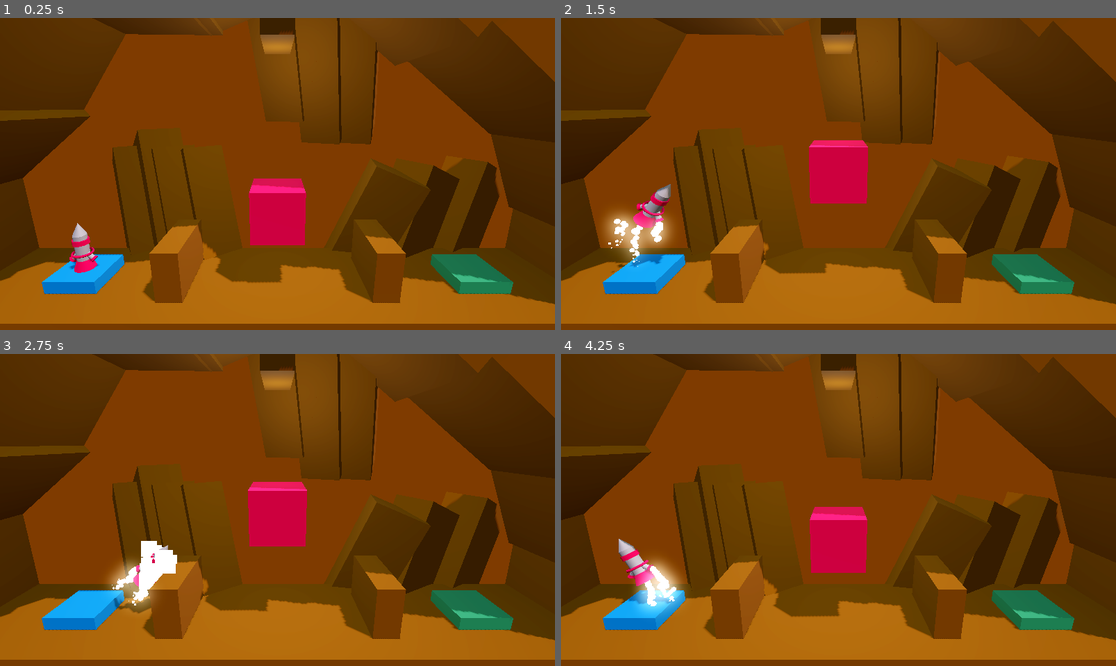
Above: before the commit, frames 1-4 (two rows, left to right).
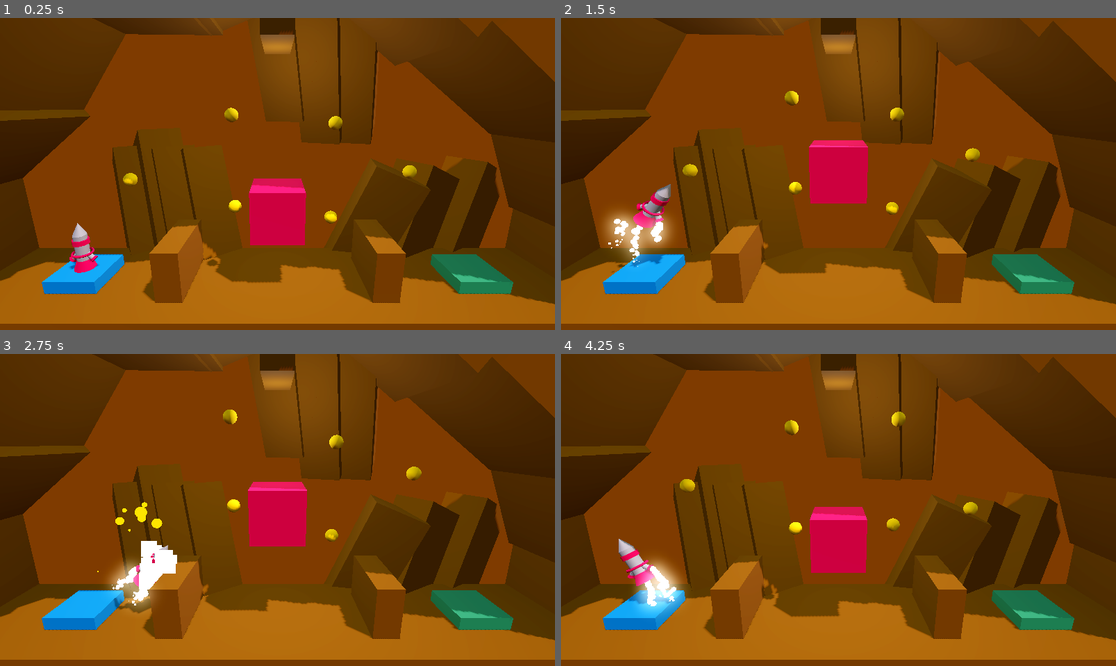
Above: after the commit, the same moments.

Repository: BerkayOzercan/Tutorial-Godot-Project-Boost
Game: Godot game, scene res://Levels/level_4.tscn
Same seed, same stepped clock (60 frames per second), same inputs: the game is played once before the commit and once after it. This scene is started directly instead of the project's main scene.
Inputs:
- Up to frame 1 (0.25 s): no input
- Up to frame 2 (1.5 s): hold D (rotate_right) 0.53-1.28 s; hold Space (boost) 0.53-1.28 s; hold A (rotate_left) from 1.28 s (still down); tap Space (boost) at 1.35 s
- Up to frame 3 (2.75 s): release A (rotate_left) at 2.03 s; hold D (rotate_right) from 2.03 s (still down); hold Space (boost) from 2.03 s (still down)
- Up to frame 4 (4.25 s): release Space (boost) at 2.78 s; tap Space (boost) at 2.85 s; release D (rotate_right) at 3.53 s; hold A (rotate_left) from 3.53 s (still down); hold Space (boost) from 3.53 s (still down)

The runs differ from the first frame. In frame 1, 0.5% of the frame differs, in the area x 22-76%, y 28-81%; in frame 2, 0.5%; in frame 3, 0.6%, in the area x 17-76%, y 17-75%; in frame 4, 0.6%.

Commit message:
Edit : test logo

Diff:
--- a/Levels/level_2.tscn
+++ b/Levels/level_2.tscn
@@ -7,6 +7,7 @@
 [ext_resource type="PackedScene" uid="uid://dic5jfwahf0yv" path="res://player.tscn" id="5_ge0da"]
 [ext_resource type="PackedScene" uid="uid://chu5pm26hd7qq" path="res://game_manager.tscn" id="6_7jyif"]
 [ext_resource type="PackedScene" uid="uid://x0ti221p4gdv" path="res://UI/score_board.tscn" id="7_vsbnt"]
+[ext_resource type="PackedScene" uid="uid://db7e4qqolwtx4" path="res://astreoid.tscn" id="8_q88j8"]
 
 [sub_resource type="ProceduralSkyMaterial" id="ProceduralSkyMaterial_00s08"]
 sky_horizon_color = Color(0.64625, 0.65575, 0.67075, 1)
@@ -157,3 +158,18 @@
 
 [node name="ScoreBoard" parent="." instance=ExtResource("7_vsbnt")]
 unique_name_in_owner = true
+
+[node name="Node3D" parent="." instance=ExtResource("8_q88j8")]
+transform = Transform3D(0.5, 0, 0, 0, 0.5, 0, 0, 0, 0.5, -3.92085, 6.53518, 0)
+
+[node name="Node3D2" parent="." instance=ExtResource("8_q88j8")]
+transform = Transform3D(0.5, 0, 0, 0, 0.5, 0, 0, 0, 0.5, -2.34764, 3.70011, 0)
+
+[node name="Node3D3" parent="." instance=ExtResource("8_q88j8")]
+transform = Transform3D(0.5, 0, 0, 0, 0.5, 0, 0, 0, 0.5, -0.0496044, 5.46925, 0)
+
+[node name="Node3D4" parent="." instance=ExtResource("8_q88j8")]
+transform = Transform3D(0.5, 0, 0, 0, 0.5, 0, 0, 0, 0.5, 2.96884, 2.75697, 0)
+
+[node name="Node3D5" parent="." instance=ExtResource("8_q88j8")]
+transform = Transform3D(0.5, 0, 0, 0, 0.5, 0, 0, 0, 0.5, 5.72169, 4.78698, 0)
--- a/Levels/level_3.tscn
+++ b/Levels/level_3.tscn
@@ -7,6 +7,7 @@
 [ext_resource type="PackedScene" uid="uid://dic5jfwahf0yv" path="res://player.tscn" id="5_6klgp"]
 [ext_resource type="PackedScene" uid="uid://chu5pm26hd7qq" path="res://game_manager.tscn" id="6_amphm"]
 [ext_resource type="PackedScene" uid="uid://x0ti221p4gdv" path="res://UI/score_board.tscn" id="7_qc20f"]
+[ext_resource type="PackedScene" uid="uid://db7e4qqolwtx4" path="res://astreoid.tscn" id="8_yrvn6"]
 
 [sub_resource type="ProceduralSkyMaterial" id="ProceduralSkyMaterial_jd8p4"]
 sky_horizon_color = Color(0.64625, 0.65575, 0.67075, 1)
@@ -175,3 +176,30 @@
 
 [node name="ScoreBoard" parent="." instance=ExtResource("7_qc20f")]
 unique_name_in_owner = true
+
+[node name="Node3D" parent="." instance=ExtResource("8_yrvn6")]
+transform = Transform3D(0.5, 0, 0, 0, 0.5, 0, 0, 0, 0.5, -5.60006, 4.58024, 0)
+
+[node name="Node3D2" parent="." instance=ExtResource("8_yrvn6")]
+transform = Transform3D(0.5, 0, 0, 0, 0.5, 0, 0, 0, 0.5, -3.48886, 4.58024, 0)
+
+[node name="Node3D3" parent="." instance=ExtResource("8_yrvn6")]
+transform = Transform3D(0.5, 0, 0, 0, 0.5, 0, 0, 0, 0.5, 0.0357838, 4.58024, 0)
+
+[node name="Node3D4" parent="." instance=ExtResource("8_yrvn6")]
+transform = Transform3D(0.5, 0, 0, 0, 0.5, 0, 0, 0, 0.5, 2.45115, 4.58024, 0)
+
+[node name="Node3D5" parent="." instance=ExtResource("8_yrvn6")]
+transform = Transform3D(0.5, 0, 0, 0, 0.5, 0, 0, 0, 0.5, 5.42115, 4.58024, 0)
+
+[node name="Node3D6" parent="." instance=ExtResource("8_yrvn6")]
+transform = Transform3D(0.5, 0, 0, 0, 0.5, 0, 0, 0, 0.5, 7.90808, 4.58024, 0)
+
+[node name="Node3D7" parent="." instance=ExtResource("8_yrvn6")]
+transform = Transform3D(0.5, 0, 0, 0, 0.5, 0, 0, 0, 0.5, 7.90808, 4.58024, 0)
+
+[node name="Node3D8" parent="." instance=ExtResource("8_yrvn6")]
+transform = Transform3D(0.5, 0, 0, 0, 0.5, 0, 0, 0, 0.5, -1.61603, 7.17229, 0)
+
+[node name="Node3D9" parent="." instance=ExtResource("8_yrvn6")]
+transform = Transform3D(0.5, 0, 0, 0, 0.5, 0, 0, 0, 0.5, 2.74512, 6.45336, 0)
--- a/Levels/level_4.tscn
+++ b/Levels/level_4.tscn
@@ -8,6 +8,7 @@
 [ext_resource type="PackedScene" uid="uid://gi50blwd6am5" path="res://Obstacles/moving_hazard.tscn" id="6_m38wt"]
 [ext_resource type="PackedScene" uid="uid://chu5pm26hd7qq" path="res://game_manager.tscn" id="7_afn50"]
 [ext_resource type="PackedScene" uid="uid://x0ti221p4gdv" path="res://UI/score_board.tscn" id="8_kbglr"]
+[ext_resource type="PackedScene" uid="uid://db7e4qqolwtx4" path="res://astreoid.tscn" id="9_cjl8n"]
 
 [sub_resource type="ProceduralSkyMaterial" id="ProceduralSkyMaterial_f1mwb"]
 sky_horizon_color = Color(0.64625, 0.65575, 0.67075, 1)
@@ -174,3 +175,21 @@
 
 [node name="ScoreBoard" parent="." instance=ExtResource("8_kbglr")]
 unique_name_in_owner = true
+
+[node name="Node3D" parent="." instance=ExtResource("9_cjl8n")]
+transform = Transform3D(0.5, 0, 0, 0, 0.5, 0, 0, 0, 0.5, -1.6663, 2.46741, 0)
+
+[node name="Node3D2" parent="." instance=ExtResource("9_cjl8n")]
+transform = Transform3D(0.5, 0, 0, 0, 0.5, 0, 0, 0, 0.5, -1.6663, 6.12046, 0)
+
+[node name="Node3D3" parent="." instance=ExtResource("9_cjl8n")]
+transform = Transform3D(0.5, 0, 0, 0, 0.5, 0, 0, 0, 0.5, 2.11493, 6.12046, 0)
+
+[node name="Node3D4" parent="." instance=ExtResource("9_cjl8n")]
+transform = Transform3D(0.5, 0, 0, 0, 0.5, 0, 0, 0, 0.5, 2.11493, 2.37128, 0)
+
+[node name="Node3D5" parent="." instance=ExtResource("9_cjl8n")]
+transform = Transform3D(0.5, 0, 0, 0, 0.5, 0, 0, 0, 0.5, 5.03096, 3.94145, 0)
+
+[node name="Node3D6" parent="." instance=ExtResource("9_cjl8n")]
+transform = Transform3D(0.5, 0, 0, 0, 0.5, 0, 0, 0, 0.5, -5.6398, 3.94145, 0)
--- /dev/null
+++ b/Particles/collect_particles.tscn
@@ -0,0 +1,54 @@
+[gd_scene load_steps=8 format=3 uid="uid://bdypsfnwr6ato"]
+
+[sub_resource type="StandardMaterial3D" id="StandardMaterial3D_5wvwh"]
+shading_mode = 0
+albedo_color = Color(0.996078, 0.803922, 0, 1)
+disable_receive_shadows = true
+billboard_mode = 3
+billboard_keep_scale = true
+particles_anim_h_frames = 1
+particles_anim_v_frames = 1
+particles_anim_loop = false
+
+[sub_resource type="Curve" id="Curve_qubh3"]
+_data = [Vector2(0, 0.530249), 0.0, 2.25724, 0, 0, Vector2(1, 0), -2.97204, 0.0, 0, 0]
+point_count = 2
+
+[sub_resource type="CurveTexture" id="CurveTexture_oh0x3"]
+curve = SubResource("Curve_qubh3")
+
+[sub_resource type="Curve" id="Curve_uupei"]
+_data = [Vector2(0, 0.5), 0.0, 2.46667, 0, 1, Vector2(0.202703, 1), 0.0, 0.0, 0, 0, Vector2(0.371622, 0.00355875), 0.0, 0.0, 0, 0, Vector2(0.554054, 1), 0.0, 0.0, 0, 0, Vector2(0.777027, 0), 0.0, 0.0, 0, 0, Vector2(0.885135, 1), 0.0, 0.0, 0, 0, Vector2(1, 0.5), -4.35294, 0.0, 1, 0]
+point_count = 7
+
+[sub_resource type="CurveTexture" id="CurveTexture_68duu"]
+curve = SubResource("Curve_uupei")
+
+[sub_resource type="ParticleProcessMaterial" id="ParticleProcessMaterial_2ssod"]
+direction = Vector3(0, 1, 0)
+spread = 180.0
+initial_velocity_min = 3.0
+initial_velocity_max = 8.0
+gravity = Vector3(0, 0, 0)
+damping_min = 2.0
+damping_max = 4.0
+scale_curve = SubResource("CurveTexture_oh0x3")
+hue_variation_min = -1.0
+hue_variation_max = 1.0
+turbulence_noise_scale = 4.0
+turbulence_influence_max = 0.3
+turbulence_influence_over_life = SubResource("CurveTexture_68duu")
+
+[sub_resource type="SphereMesh" id="SphereMesh_lkpya"]
+radius = 0.3
+height = 0.6
+
+[node name="SuccessParticles" type="GPUParticles3D"]
+material_override = SubResource("StandardMaterial3D_5wvwh")
+cast_shadow = 0
+emitting = false
+amount = 10
+one_shot = true
+explosiveness = 0.7
+process_material = SubResource("ParticleProcessMaterial_2ssod")
+draw_pass_1 = SubResource("SphereMesh_lkpya")
--- a/Scripts/astreoid.gd
+++ b/Scripts/astreoid.gd
@@ -1,6 +1,8 @@
 extends Area3D
 
 @onready var game_manager : Node = %"GameManager"
+@export var collect_particle : GPUParticles3D
+@export var astreoid_mesh : MeshInstance3D
 
 var rng = RandomNumberGenerator.new()
 
@@ -16,4 +18,8 @@
 func _on_body_entered(body:Node3D) -> void:
 	if body.name == "Player":
 		game_manager.add_point(1)
-		queue_free()
+		collect_particle.emitting = true
+		astreoid_mesh.hide()
+		var tween = create_tween()
+		tween.tween_interval(1)
+		tween.tween_callback(queue_free)
--- a/Scripts/game_manager.gd
+++ b/Scripts/game_manager.gd
@@ -15,12 +15,10 @@
 func _process(delta) -> void:
 	if is_time_start == true:
 		time += delta
-		print(snapped(time, 0.01))
 	pass
 
 func add_point(point: int):
 	game_score += point
-	print(game_score)
 
 func  show_score_board(is_show: bool):
 	if is_show == true:
--- a/astreoid.tscn
+++ b/astreoid.tscn
@@ -1,16 +1,19 @@
-[gd_scene load_steps=5 format=3 uid="uid://db7e4qqolwtx4"]
+[gd_scene load_steps=6 format=3 uid="uid://db7e4qqolwtx4"]
 
 [ext_resource type="Script" path="res://Scripts/astreoid.gd" id="1_os5yj"]
 [ext_resource type="Material" uid="uid://dbblohdwjvsvd" path="res://Materials/m_yellow.tres" id="1_wx60k"]
+[ext_resource type="PackedScene" uid="uid://bdypsfnwr6ato" path="res://Particles/collect_particles.tscn" id="3_k8ig0"]
 
 [sub_resource type="SphereMesh" id="SphereMesh_4b8og"]
 material = ExtResource("1_wx60k")
 
 [sub_resource type="SphereShape3D" id="SphereShape3D_12wwi"]
 
-[node name="Node3D" type="Area3D"]
+[node name="Node3D" type="Area3D" node_paths=PackedStringArray("collect_particle", "astreoid_mesh")]
 transform = Transform3D(0.5, 0, 0, 0, 0.5, 0, 0, 0, 0.5, 0, 0, 0)
 script = ExtResource("1_os5yj")
+collect_particle = NodePath("SuccessParticles")
+astreoid_mesh = NodePath("MeshInstance3D")
 
 [node name="MeshInstance3D" type="MeshInstance3D" parent="."]
 mesh = SubResource("SphereMesh_4b8og")
@@ -18,4 +21,6 @@
 [node name="CollisionShape3D" type="CollisionShape3D" parent="."]
 shape = SubResource("SphereShape3D_12wwi")
 
+[node name="SuccessParticles" parent="." instance=ExtResource("3_k8ig0")]
+
 [connection signal="body_entered" from="." to="." method="_on_body_entered"]
--- a/project.godot
+++ b/project.godot
@@ -11,9 +11,12 @@
 [application]
 
 config/name="Tutorial-Godot-Project-Boost"
+config/version="1.0.0.0"
 run/main_scene="res://Levels/level_1.tscn"
 config/features=PackedStringArray("4.2", "Forward Plus")
 config/icon="res://project-icon.png"
+config/macos_native_icon="res://Icon-ICO.ico"
+config/windows_native_icon="res://Icon-ICO.ico"
 
 [input]
 
Binary file added: Icon-ICO.ico
Not shown: 1 places in Levels/level_2.tscn that only renumber resources
Not shown: 1 places in Levels/level_3.tscn that only renumber resources
Not shown: 1 places in Levels/level_4.tscn that only renumber resources
Not shown: 1 places in Particles/success_particles.tscn that only renumber resources
Not shown, changed: project-icon.png.import
Not shown, changed: Exports/ProjectBoost.exe
